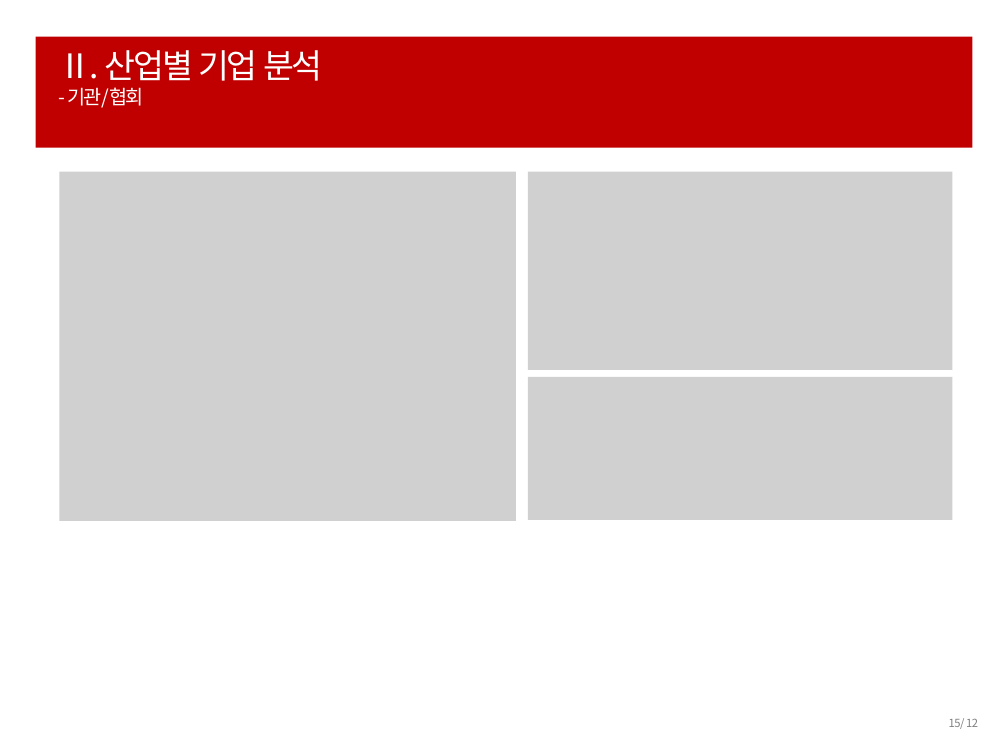
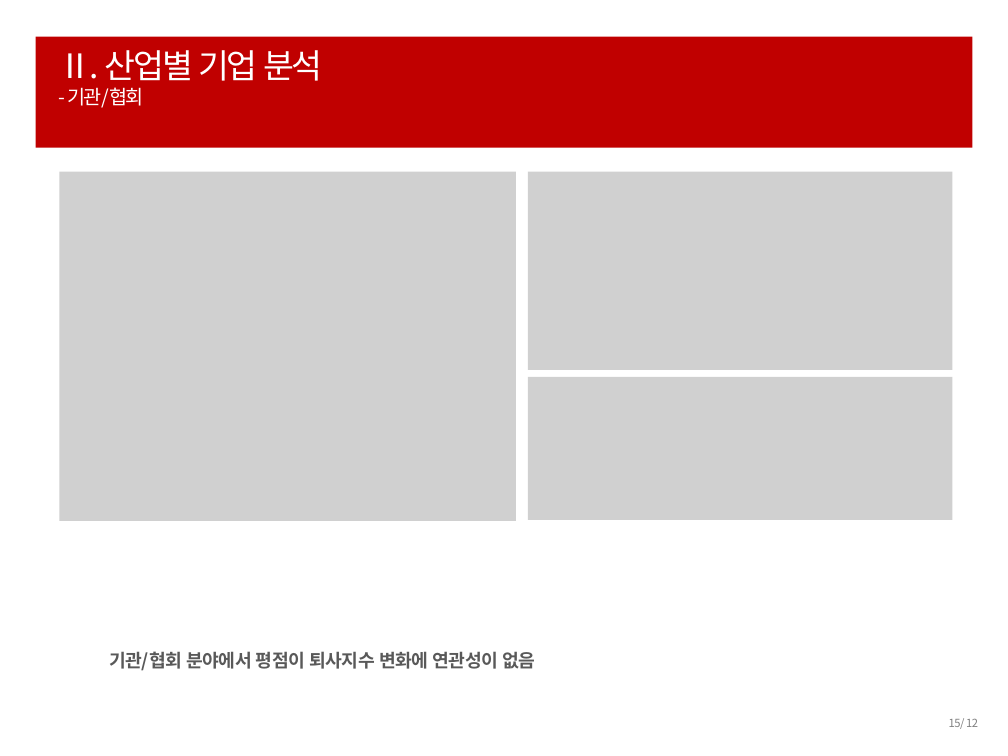
Before and after one commit to ParkHwan/R-studio, a slide deck: slide 15 of project/발표용(이경재) ppt.pptx. Drawn at 1008x756 pixels with LibreOffice and Linux fonts; fonts in the diff are those of the drawing; grey boxes stand for pictures. Boxes give left, top, right and bottom in pixels: in the first picture for what was removed or moved away, otherwise in the second. Text is boxed around its words. In the diff, an @@ line names an element or a change of style, - is before the commit and + after.

```diff
--- a/project/발표용(이경재) ppt.pptx
+++ b/project/발표용(이경재) ppt.pptx
@@ text added at bbox=[109, 651, 535, 671], 13 pt, text #595959, bold @@
+기관/협회 분야에서 평점이 퇴사지수 변화에 연관성이 없음
```
Also in this commit, not shown: 13 other slides changed.
